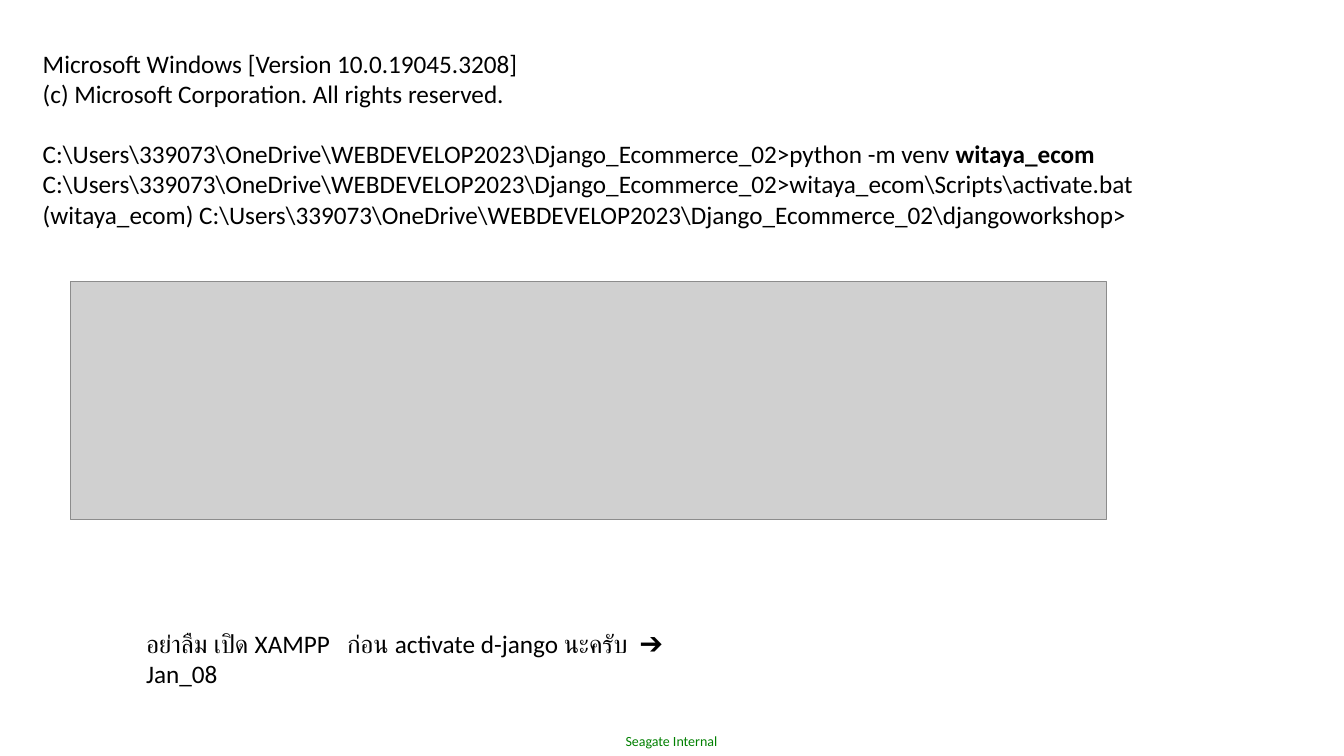
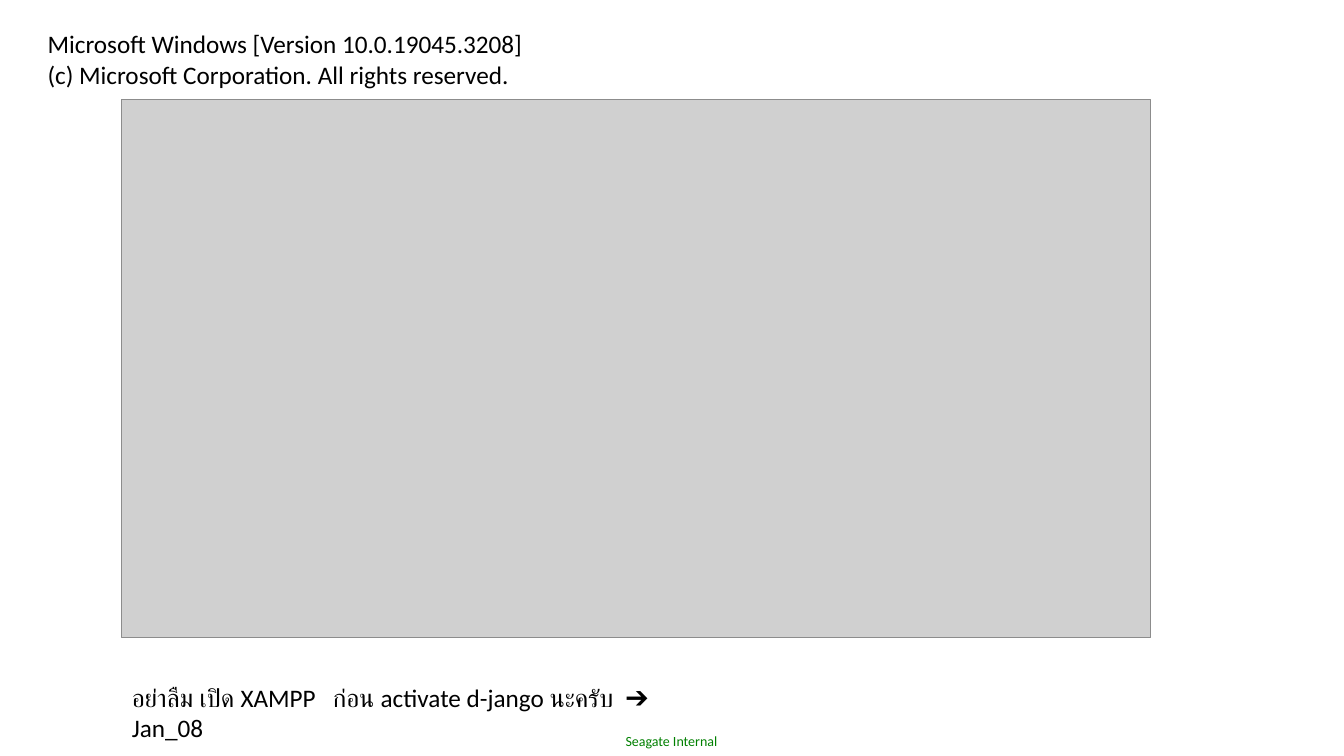
Before and after one commit to Witaya252525/Djanko_workshop, a slide deck: slide 5 of MEMO Djano Ecommerce_24.pptx. Drawn at 1344x756 pixels with LibreOffice and Linux fonts; fonts in the diff are those of the drawing; grey boxes stand for pictures. Boxes give left, top, right and bottom in pixels: in the first picture for what was removed or moved away, otherwise in the second. Text is boxed around its words. In the diff, an @@ line names an element or a change of style, - is before the commit and + after.

Commit message:
witaya

```diff
--- a/MEMO Djano Ecommerce_24.pptx
+++ b/MEMO Djano Ecommerce_24.pptx
@@ text "Microsoft Windows [Version 10.0.19045.3208]": place and size @@
-text "Microsoft Windows [Version 10.0.19045.3208]" at <box>43,54,1133,229</box>
+text "Microsoft Windows [Version 10.0.19045.3208]" at <box>48,34,522,89</box>
@@ picture added at <box>122,100,1151,638</box> @@
@@ text at <box>43,145,1133,229</box>: paragraphs removed @@
-C:\Users\339073\OneDrive\WEBDEVELOP2023\Django_Ecommerce_02>python -m venv witaya_ecom
-C:\Users\339073\OneDrive\WEBDEVELOP2023\Django_Ecommerce_02>witaya_ecom\Scripts\activate.bat
-(witaya_ecom) C:\Users\339073\OneDrive\WEBDEVELOP2023\Django_Ecommerce_02\djangoworkshop>
@@ picture removed at <box>71,281,1106,519</box> @@
@@ text "อย่าลืม เปิด XAMPP ก่อน activate ...": place and size @@
-text "อย่าลืม เปิด XAMPP ก่อน activate ..." at <box>146,634,628,687</box>
+text "อย่าลืม เปิด XAMPP ก่อน activate ..." at <box>132,688,613,741</box>
```
Also in this commit, not shown: 3 other slides changed, 4 slides added, 2 slides removed, 3 other files.
